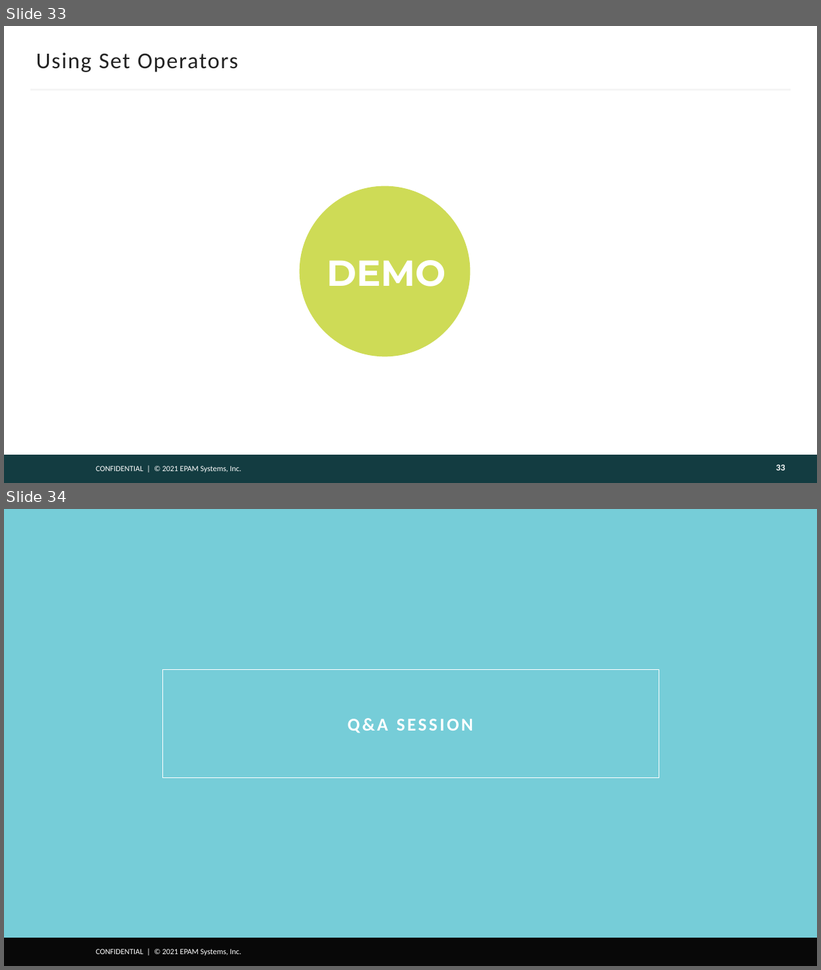
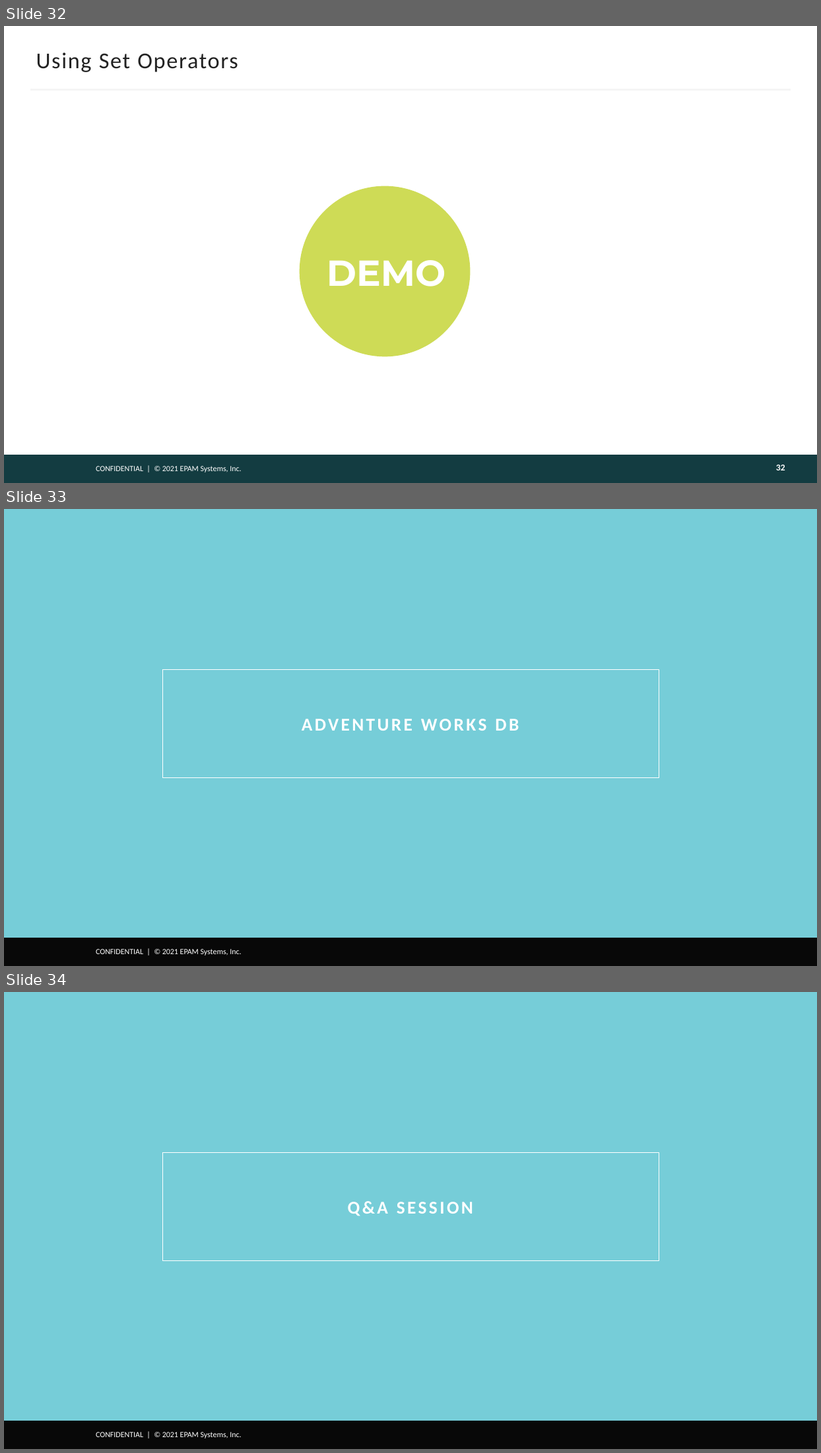
Before and after one commit to AndreyQC/MSBI.Lab, a slide deck: MSSQL.E02/MSSQL.E02.pptx. Shown one above the other, each under a label of ours: slides 33 and 34 before the commit, slides 32, 33 and 34 after it. The pictures are 821x970 and 821x1453 pixels, drawn with LibreOffice and Linux fonts; fonts in the diff are those of the drawing; background and template pictures are left out. Boxes give left, top, right and bottom in pixels: in the first picture for what was removed or moved away, otherwise in the second. Text is boxed around its words. In the diff, an @@ line names an element or a change of style, - is before the commit and + after.

```diff
--- a/MSSQL.E02/MSSQL.E02.pptx
+++ b/MSSQL.E02/MSSQL.E02.pptx
@@ slide 33 added at (4, 509, 817, 966), background #76CDD8; not listed: 2 template elements that a slide beside it also shows @@
@@ title added at (162, 669, 659, 778), outline #FFFFFF 0.5 pt, 16 pt, text #FFFFFF, bold @@
+ADVENTURE WORKS DB
@@ what was slide 33 is now slide 32 @@
```
Also in this commit, not shown: 2 slides changed, 1 slide removed, 1 other file.
